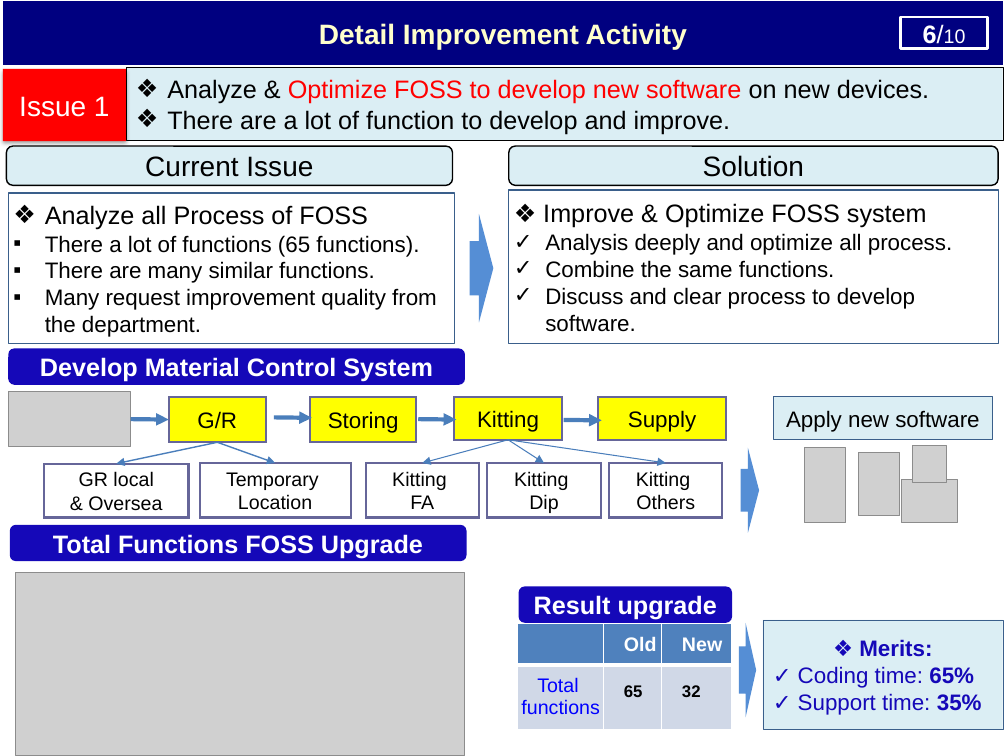
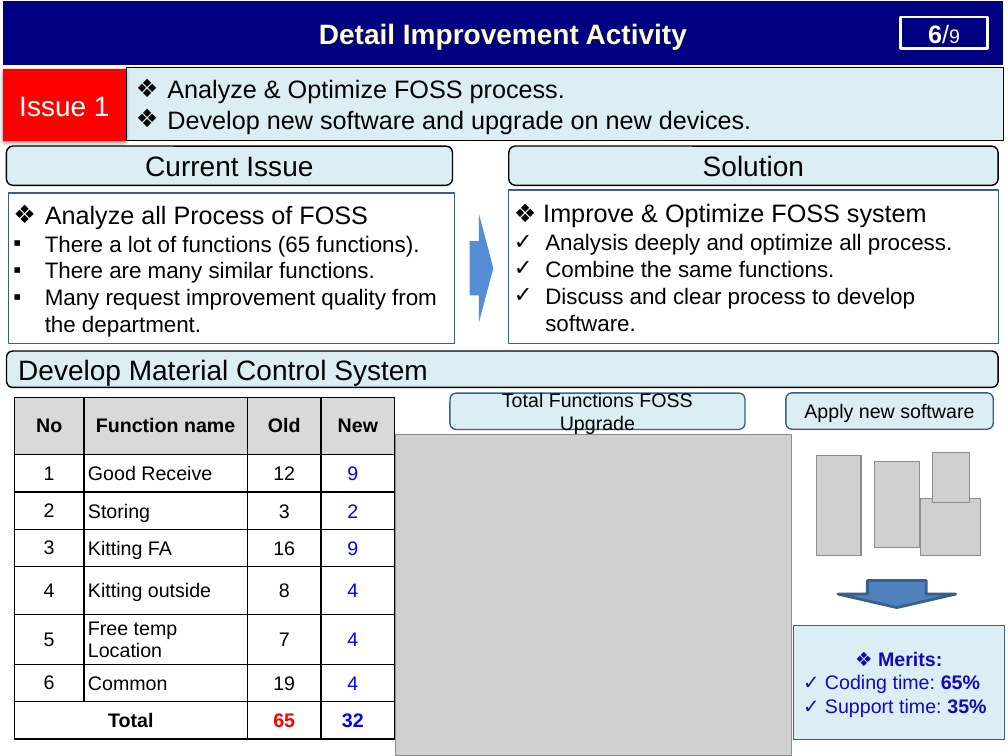
Before and after one commit to thietbicongnghevietnam/ReportPSNV, a slide deck: slide 7 of Report_test.pptx. Drawn at 1008x756 pixels with LibreOffice and Linux fonts; fonts in the diff are those of the drawing; grey boxes stand for pictures. Boxes give left, top, right and bottom in pixels: in the first picture for what was removed or moved away, otherwise in the second. Text is boxed around its words. In the diff, an @@ line names an element or a change of style, - is before the commit and + after.

```diff
--- a/Report_test.pptx
+++ b/Report_test.pptx
@@ text in rectangle at (x1=928, y1=24, x2=960, y2=48): text changed @@
-6/10
+6/9
@@ text in rectangle at (x1=167, y1=79, x2=751, y2=134): text changed @@
-❖ Analyze & Optimize FOSS to develop new software on new devices.
-❖ There are a lot of function to develop and improve.
+❖ Analyze & Optimize FOSS process.
+❖ Develop new software and upgrade on new devices.
@@ rounded rectangle "Develop Material Control System" resized from (x1=8, y1=349, x2=465, y2=385) to (x1=7, y1=351, x2=999, y2=387) @@
@@ rounded rectangle "Develop Material Control System" at (x1=7, y1=351, x2=999, y2=387): size 18 to 20 pt, text colour #FFFFFF to #000000, bold off; alignment centre to left; fill #1508B8 to #DBEEF4; outline none to #000000 1 pt @@
@@ table added at (x1=14, y1=397, x2=394, y2=739), 8 rows, 4 columns @@
+No | Function name | Old | New
+1 | Good Receive | 12 | 9
+2 | Storing | 3 | 2
+3 | Kitting FA | 16 | 9
+4 | Kitting outside | 8 | 4
+5 | Free temp Location | 7 | 4
+6 | Common | 19 | 4
+Total |  | 65 | 32
@@ rounded rectangle "Total Functions FOSS Upgrade" resized from (x1=10, y1=525, x2=467, y2=561) to (x1=450, y1=393, x2=745, y2=429) @@
@@ rounded rectangle "Total Functions FOSS Upgrade" at (x1=450, y1=393, x2=745, y2=429): size 18 to 14 pt, text colour #FFFFFF to #000000, bold off; fill #1508B8 to #DBEEF4; outline none to #3A5F8C 1 pt @@
@@ rounded rectangle "Apply new software" resized from (x1=773, y1=397, x2=992, y2=440) to (x1=786, y1=393, x2=994, y2=429) @@
@@ rounded rectangle "Apply new software" at (x1=786, y1=393, x2=994, y2=429): size 16 to 14 pt; rectangle to rounded rectangle @@
@@ picture added at (x1=396, y1=434, x2=792, y2=756) @@
@@ group removed at (x1=8, y1=392, x2=726, y2=517): 9 rectangles, 9 arrows, 1 picture @@
-G/R
-Storing
-Kitting
-Supply
-Temporary
-Location
-GR local
-& Oversea
-Kitting
-FA
-Kitting
-Dip
-Kitting
-Others
@@ right arrow removed at (x1=741, y1=448, x2=759, y2=532) @@
@@ picture resized from (x1=804, y1=448, x2=846, y2=522) to (x1=816, y1=456, x2=861, y2=556) @@
@@ picture resized from (x1=859, y1=453, x2=900, y2=516) to (x1=875, y1=462, x2=919, y2=547) @@
@@ picture resized from (x1=912, y1=446, x2=947, y2=483) to (x1=932, y1=453, x2=969, y2=503) @@
@@ picture resized from (x1=901, y1=480, x2=958, y2=523) to (x1=920, y1=498, x2=981, y2=555) @@
@@ picture removed at (x1=16, y1=573, x2=466, y2=756) @@
@@ rounded rectangle removed at (x1=519, y1=587, x2=733, y2=623) @@
-Result upgrade
@@ down arrow added at (x1=838, y1=581, x2=956, y2=608), fill #4F81BD, outline #3A5F8C 2 pt @@
@@ table removed at (x1=518, y1=623, x2=733, y2=730), 2 rows, 3 columns @@
- | Old | New
-Total / functions | 65 | 32
@@ right arrow removed at (x1=739, y1=623, x2=756, y2=718) @@
@@ rectangle "❖ Merits:" resized from (x1=763, y1=620, x2=1003, y2=730) to (x1=793, y1=625, x2=1005, y2=739) @@
@@ rectangle "❖ Merits:" at (x1=793, y1=625, x2=1005, y2=739): size 16 to 14 pt @@
```
Also in this commit, not shown: 8 other slides changed, 2 other files.
